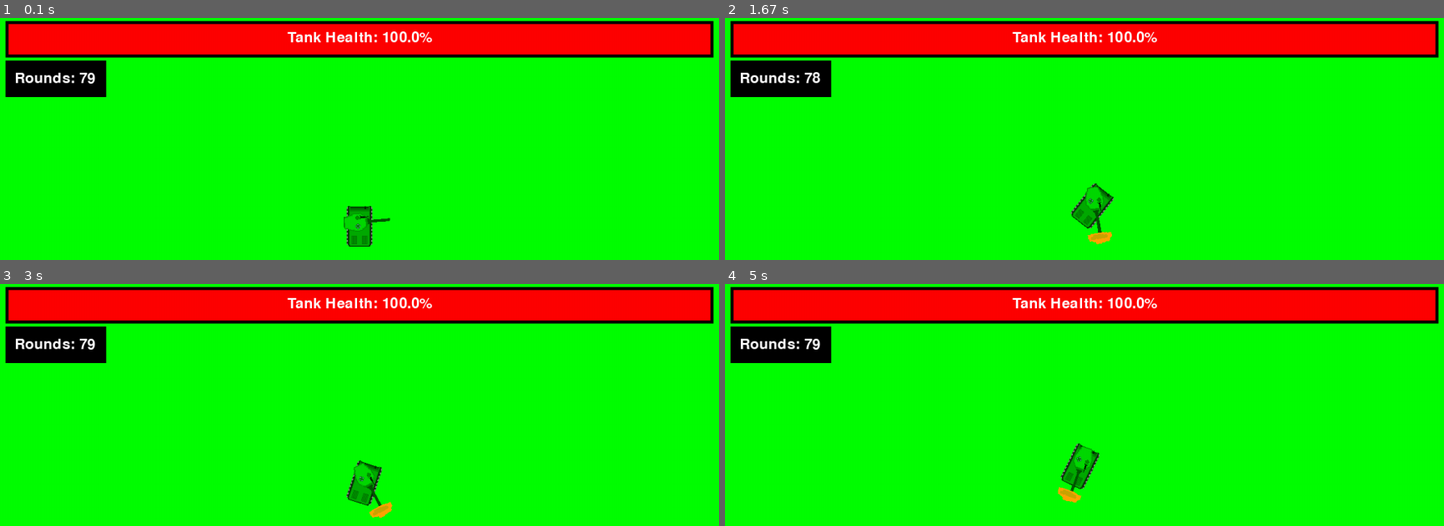
Above: before the commit, frames 1-4 (two rows, left to right).
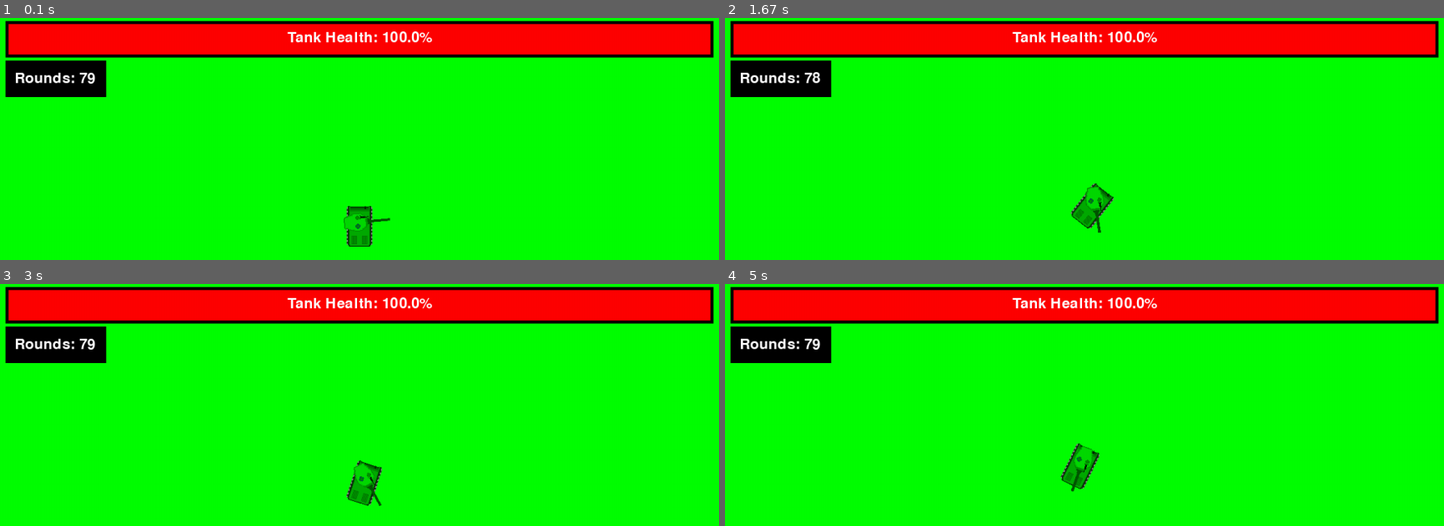
Above: after the commit, the same moments.

Repository: lorenzosharks/pygame_thingamajig
Game: pygame game, started from tests/test.py
Two runs of this game, one before a commit and one after it. Both use one fixed random seed, a clock stepped at 60 frames per second and the inputs below.
Inputs (mouse positions are in pixels of both pictures, inside the frame that each line leads up to):
- Up to frame 1 (0.1 s): no input
- Up to frame 2 (1.67 s): press the mouse at (1328, 209) at 0.37 s; move the mouse to (1206, 228) at 0.47 s; release the mouse at (1091, 247) at 0.6 s; hold D 0.67-1.13 s; click (outside the picture) at 0.75 s; hold W 1.17-1.47 s; click (outside the picture) at 1.25 s; hold D from 1.5 s (still down); click (outside the picture) at 1.58 s; tap 1 at 1.65 s
- Up to frame 3 (3 s): release D at 1.97 s; hold A 2-2.53 s; click (115, 337) at 2.08 s; tap B at 2.15 s; hold S 2.57-2.87 s; hold A from 2.9 s (still down)
- Up to frame 4 (5 s): tap 1 at 3.05, 4.55 s; release A at 3.3 s; hold W 3.33-3.7 s; tap B at 3.48, 4.95 s; hold D 3.73-4.37 s; tap 2 at 3.88 s; hold S 4.4-4.77 s; click (804, 446) at 4.48 s; hold A from 4.8 s (still down); click (940, 390) at 4.88 s

The runs differ from the first frame. In frame 1, less than 0.1% of the frame differs, in the area x 47-55%, y 82-87%; in frame 2, 0.2%, in the area x 50-54%, y 69-94%; in frame 3, 0.1%; in frame 4, 0.2%.

Commit message:
updated test file to working version

Diff:
--- a/tests/test.py
+++ b/tests/test.py
@@ -1,12 +1,13 @@
 import pygame
 import sys
 import math
+from tests import firing_animation
 
 pygame.init()
 
 # Load images
-tank_body = pygame.image.load("main_stuff/current_images/body_v2.png")  # Replace "tank.png" with the path to your image
-tank_turret = pygame.image.load("main_stuff/current_images/turret_v2.1.png")  # Replace "turret.png" with the path to your image
+tank_body = pygame.image.load("main_stuff/current_images/body_v2.png")
+tank_turret = pygame.image.load("main_stuff/current_images/turret_v2.1.png")
 shell = pygame.image.load("main_stuff/current_images/bullet.png")
 
 # Screen setup
@@ -87,39 +88,28 @@
         angle -= 360
     return angle
 
-#Sprite sheet thing
-
-sprite = [
-    pygame.image.load("turret_frame/frame_1.png"),
-    pygame.image.load("turret_frame/frame_2.png"),
-    pygame.image.load("turret_frame/frame_3.png"),
-    pygame.image.load("turret_frame/frame_4.png"),
-    pygame.image.load("turret_frame/frame_5.png"),
-    pygame.image.load("turret_frame/frame_6.png"),
-    pygame.image.load("turret_frame/frame_7.png"),
-    pygame.image.load("turret_frame/frame_8.png"),
-    pygame.image.load("turret_frame/frame_9.png"),
-    pygame.image.load("turret_frame/frame_10.png"),
-    pygame.image.load("turret_frame/frame_11.png"),
-    pygame.image.load("turret_frame/frame_12.png"),
-    pygame.image.load("turret_frame/frame_13.png"),
-    pygame.image.load("turret_frame/frame_14.png"),
-    pygame.image.load("turret_frame/frame_15.png"),
-    pygame.image.load("turret_frame/frame_16.png"),
-    pygame.image.load("turret_frame/frame_17.png"),
-    pygame.image.load("turret_frame/frame_18.png"),
-    pygame.image.load("turret_frame/frame_19.png"),
-]
-
-i = 0
-animation_complete = False
-animation_started = False
-animation_speed = 60  # Control the speed of the animation (frames per second)
-clock = pygame.time.Clock()
+#Spritesheet
+spritesheet_image = pygame.image.load('tests/turret_v2.1_spritesheet.png')
+sprite_sheet = firing_animation.SpriteSheet(spritesheet_image)
+
+#animation
+playing_animation = False
+
+animation_list = []
+animation_steps = 19
+last_update = pygame.time.get_ticks()
+animation_cooldown = 30
+frame = 0
+
+for x_frame in range(animation_steps):
+    animation_list.append(sprite_sheet.play_image(x_frame, 50, 200))
 
 while run:
 
     screen.fill("Green")  # Green background
+
+    #update animation
+    current_time_animation = pygame.time.get_ticks()
 
     # Reload, shooting, and closing things
     for event in pygame.event.get():
@@ -127,9 +117,12 @@
             run = False
 
         if event.type == pygame.MOUSEBUTTONDOWN:
-            if reload == False and allowed_fire == True:
+            if reload == False and allowed_fire == True and playing_animation == False:
                 mouse_buttons = pygame.mouse.get_pressed()
                 if mouse_buttons[0]:
+                    playing_animation = True
+                    last_update = current_time_animation
+
                     turret_x = x + sizeW // 2
                     turret_y = y + sizeH // 2
 
@@ -139,25 +132,18 @@
                     shells.append((turret_x, turret_y, current_shell_angle, velocity_x, velocity_y, pygame.time.get_ticks()))
                     reload = True
 
-                    if animation_complete:  # Reset animation if it was complete
-                        i = 0
-                        animation_complete = False
-                    animation_started = True  # Start the animation
-
                     rounds -= 1
 
                     start_reload = pygame.time.get_ticks()
 
-    if animation_started and not animation_complete:
-        i = (i + 1) % 19  # Increment the frame counter and wrap around at 19
-        # Check if animation is complete
-        if i == 0:  # If i is 0, it means we have completed a full loop
-            animation_complete = True  # Mark the animation as complete
-            animation_started = False  # Stop the animation
-
-    rotated_sprite = pygame.transform.rotate(sprite[i], current_turret_angle-90)
-    rect = rotated_sprite.get_rect(center=(x + sizeW // 2, y + sizeH // 2))
-    screen.blit(rotated_sprite, rect.topleft)
+        # Update the animation frame if the animation is playing
+    if playing_animation:
+        if current_time_animation - last_update >= animation_cooldown:
+            frame += 1
+            last_update = current_time_animation
+            if frame >= len(animation_list):
+                frame = 0
+                playing_animation = False
 
 
     if reload:
@@ -312,6 +298,11 @@
     rotated_rect_turret = rotated_turret.get_rect(center=rotated_rect.center)
 
     #Turret animation
+    rotated_animation = pygame.transform.rotate(animation_list[frame], current_turret_angle - 90)
+    rotated_animation = rotated_animation.convert_alpha()
+    rotated_rect_animation = rotated_animation.get_rect(center=rotated_rect.center)
+
+
 
     # Update and draw shell positions
     shells_to_remove = []
@@ -337,6 +328,7 @@
     # Draw the rotated images
     screen.blit(rotated_body, rotated_rect.topleft)
     screen.blit(rotated_turret, rotated_rect_turret.topleft)
+    screen.blit(rotated_animation, rotated_rect_animation.topleft)
 
     # Draw health bar
     healthbar = pygame.draw.rect(screen, (0, 0, 0), (35, 5, screenW - 70, 60))
@@ -352,7 +344,7 @@
 
 
     pygame.display.flip()
-    dt = clock.tick(animation_speed) / 1000
+    dt = clock.tick(60) / 1000
 
 pygame.quit()
 sys.exit()
